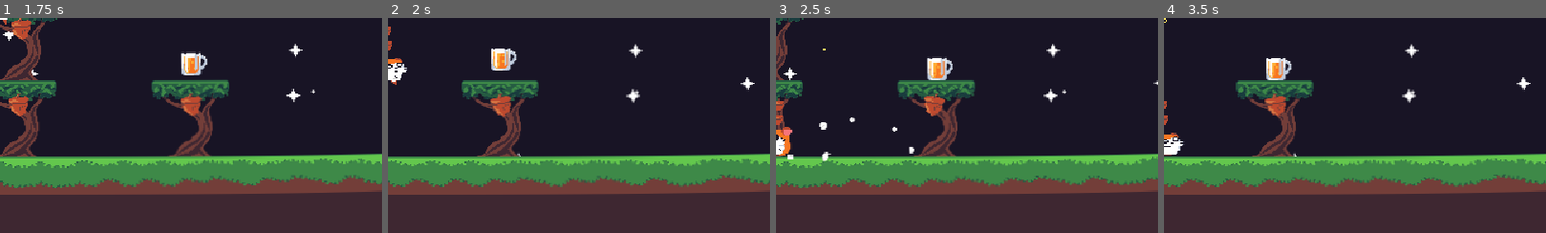
Above: before the commit, frames 1-4 (left to right).
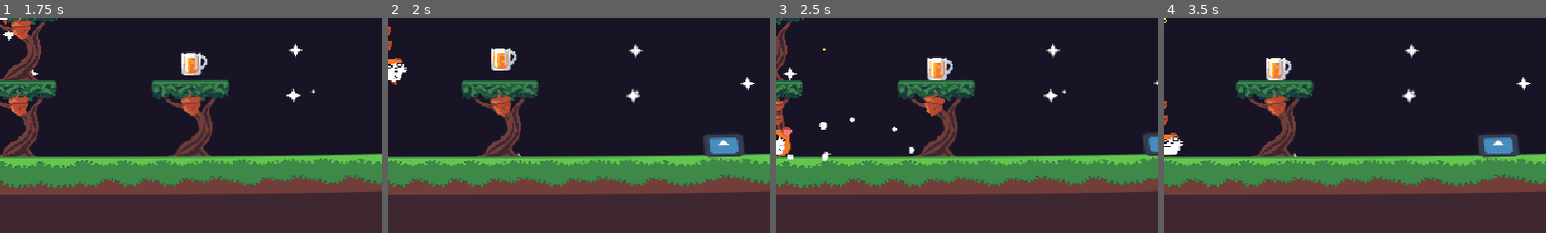
Above: after the commit, the same moments.

Repository: Codex112008/GMTK-2025-Game-Jam
Game: Godot game, scene res://Scenes/Game.tscn
Two runs of this game, one before a commit and one after it. Both use one fixed random seed, a clock stepped at 60 frames per second and the inputs below. The engine's default icon, where the game draws it, is replaced by a stand-in: a white triangle on a blue panel in a dark square.
Inputs:
- Up to frame 1 (1.75 s): hold D (right) from 0.53 s (still down); tap Space (jump) at 0.77, 1.52 s
- Up to frame 2 (2 s): keep holding D (right)
- Up to frame 3 (2.5 s): release D (right) at 2.03 s; hold A (left) from 2.03 s (still down)
- Up to frame 4 (3.5 s): release A (left) at 2.78 s; hold D (right) from 2.78 s (still down); tap Space (jump) at 3.02 s
The pictures show only the part of the screen within x 50-100%, y 50-100%; the shares and areas given below are measured in that part.

Frame 1 is identical in both runs. In frame 2, 1.1% of the frame differs, in the area x 82-94%, y 54-66%; in frame 3, 0.4%; in frame 4, 1.1%, in the area x 82-93%, y 54-66%.

Commit message:
bouncepad :)

Diff:
--- /dev/null
+++ b/Scenes/Bouncepad.tscn
@@ -0,0 +1,33 @@
+[gd_scene load_steps=5 format=3 uid="uid://5s4lfwvulyvp"]
+
+[ext_resource type="Script" uid="uid://bdg12am1can0j" path="res://Scripts/Bouncepad.gd" id="1_8yv2l"]
+[ext_resource type="Texture2D" uid="uid://ctgjoplr3snvf" path="res://icon.svg" id="2_ecg2y"]
+
+[sub_resource type="RectangleShape2D" id="RectangleShape2D_07hla"]
+size = Vector2(32, 26)
+
+[sub_resource type="SpriteFrames" id="SpriteFrames_b2nac"]
+animations = [{
+"frames": [{
+"duration": 1.0,
+"texture": ExtResource("2_ecg2y")
+}],
+"loop": true,
+"name": &"default",
+"speed": 5.0
+}]
+
+[node name="Bouncepad" type="Area2D"]
+collision_layer = 0
+collision_mask = 2
+script = ExtResource("1_8yv2l")
+
+[node name="CollisionShape2D" type="CollisionShape2D" parent="."]
+position = Vector2(0, -3)
+shape = SubResource("RectangleShape2D_07hla")
+
+[node name="AnimatedSprite2D" type="AnimatedSprite2D" parent="."]
+scale = Vector2(0.25, 0.15)
+sprite_frames = SubResource("SpriteFrames_b2nac")
+
+[connection signal="body_entered" from="." to="." method="_on_body_entered"]
--- a/Scenes/Game.tscn
+++ b/Scenes/Game.tscn
@@ -19,6 +19,7 @@
 [ext_resource type="Texture2D" uid="uid://dbow5kj34ww11" path="res://Sprites/BG/Stars/star_small.png" id="13_rajel"]
 [ext_resource type="Texture2D" uid="uid://cedc8lmp8c2ay" path="res://Sprites/BG/Planets/planets1.png" id="14_alh3a"]
 [ext_resource type="PackedScene" uid="uid://6w67bm40rsos" path="res://Scenes/Star.tscn" id="14_vvhu1"]
+[ext_resource type="PackedScene" uid="uid://5s4lfwvulyvp" path="res://Scenes/Bouncepad.tscn" id="20_tfod6"]
 
 [sub_resource type="ShaderMaterial" id="ShaderMaterial_gl6un"]
 resource_local_to_scene = true
@@ -165,3 +166,6 @@
 [node name="Planets1" type="Sprite2D" parent="Background/ParallaxBackground/Backmost"]
 position = Vector2(-384, -280)
 texture = ExtResource("14_alh3a")
+
+[node name="Bouncepad" parent="." instance=ExtResource("20_tfod6")]
+position = Vector2(592, 88)
--- a/Scenes/Player.tscn
+++ b/Scenes/Player.tscn
@@ -150,6 +150,7 @@
 point_count = 3
 
 [node name="Player" type="CharacterBody2D" node_paths=PackedStringArray("coyote_timer", "jump_buffer_timer", "short_jump_timer", "spin_timer", "my_sprite", "time_rewinder", "collision_shape", "drunk_particles", "jump_particles", "land_particles", "run_particles")]
+collision_layer = 2
 script = ExtResource("1_kyqiw")
 speed = 260.0
 acceleration = 7.0
--- /dev/null
+++ b/Scripts/Bouncepad.gd
@@ -0,0 +1,7 @@
+extends Area2D
+
+@export var strength : float = 800
+
+func _on_body_entered(body:Node2D) -> void:
+	if body is CharacterBody2D:
+		body.velocity.y = -strength
Not shown: 1 places in Scenes/Game.tscn that only renumber resources
Not shown, added: Scripts/Bouncepad.gd.uid
